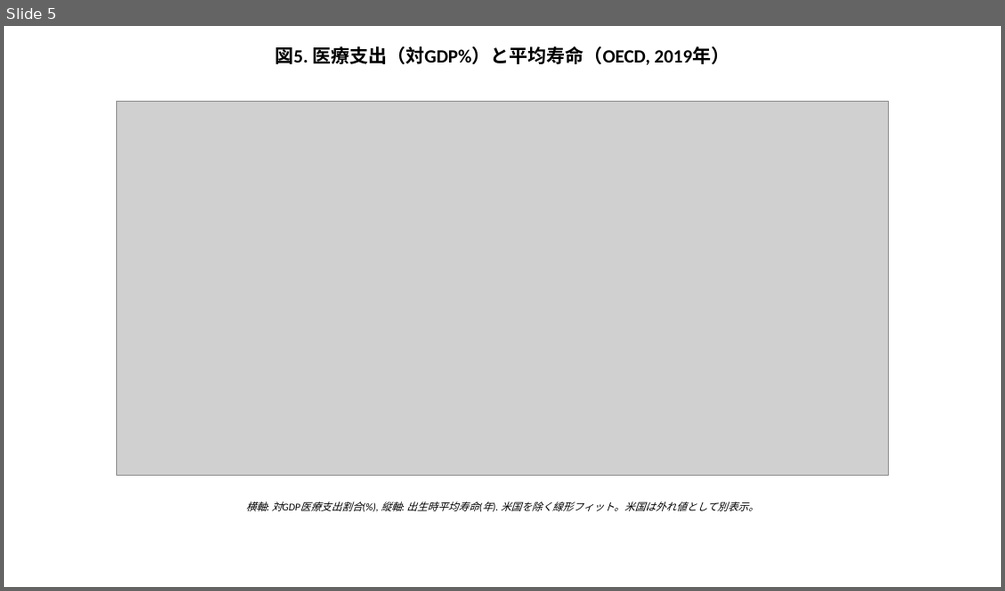
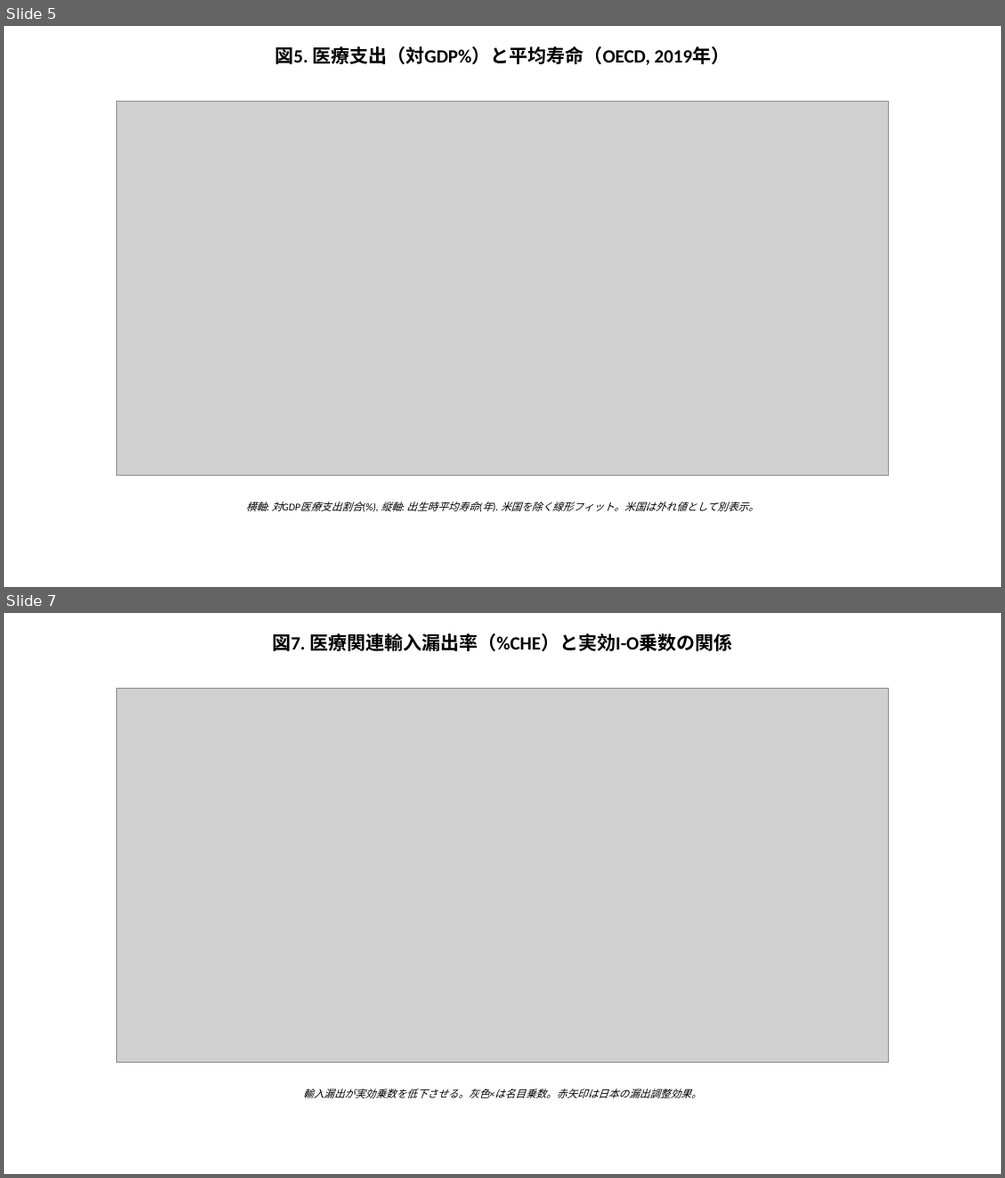
Before and after one commit to bougtoir/kotha-rct-decomposition, a slide deck: healthcare_economic_effect/output/pptx/Healthcare_Economic_Effect_Figures_JA.pptx. Shown one above the other, each under a label of ours: slide 5 before the commit, slides 5 and 7 after it; the slides between them are not shown. The pictures are 1005x591 and 1005x1178 pixels, drawn with LibreOffice and Linux fonts; fonts in the diff are those of the drawing; grey boxes stand for pictures. Boxes give left, top, right and bottom in pixels: in the first picture for what was removed or moved away, otherwise in the second. Text is boxed around its words. In the diff, an @@ line names an element or a change of style, - is before the commit and + after.

```diff
--- a/healthcare_economic_effect/output/pptx/Healthcare_Economic_Effect_Figures_JA.pptx
+++ b/healthcare_economic_effect/output/pptx/Healthcare_Economic_Effect_Figures_JA.pptx
@@ slide 7 added at (4,613,1001,1174), background #FFFFFF @@
@@ text added at (272,633,732,651), 18 pt, text #000000, bold @@
+図7. 医療関連輸入漏出率（%CHE）と実効I-O乗数の関係
@@ picture added at (116,688,889,1062) @@
@@ text added at (303,1088,702,1098), 10 pt, text #000000, italic @@
+輸入漏出が実効乗数を低下させる。灰色×は名目乗数。赤矢印は日本の漏出調整効果。
```
Also in this commit, not shown: 2 other slides added, 15 other files.
